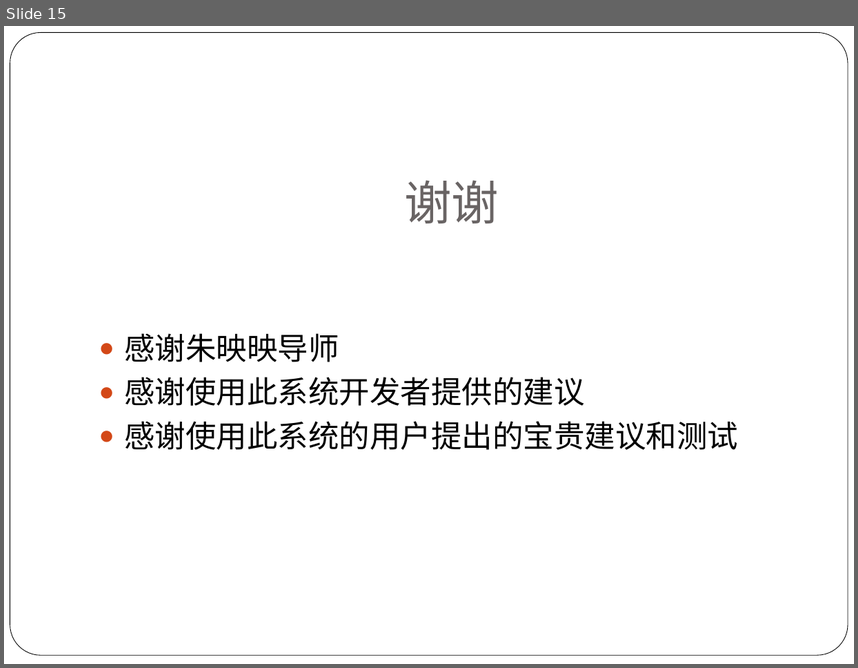
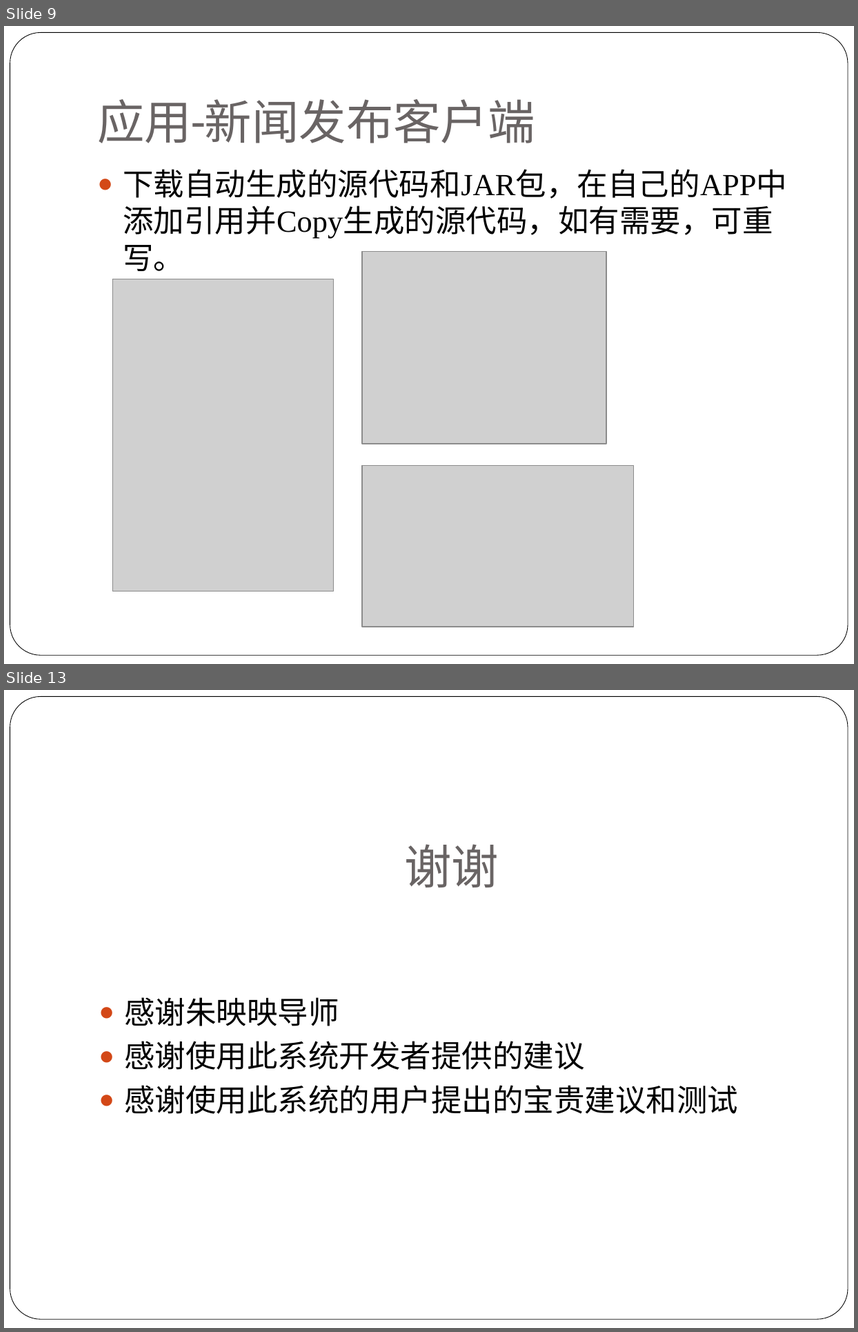
Before and after one commit to alucard263096/MyPaper, a slide deck: 论文PPT.pptx. Shown one above the other, each under a label of ours: slide 15 before the commit, slides 9 and 13 after it; the slides between them are not shown. The pictures are 858x668 and 858x1332 pixels, drawn with LibreOffice and Linux fonts; fonts in the diff are those of the drawing; grey boxes stand for pictures. Boxes give left, top, right and bottom in pixels: in the first picture for what was removed or moved away, otherwise in the second. Text is boxed around its words. In the diff, an @@ line names an element or a change of style, - is before the commit and + after.

```diff
--- a/论文PPT.pptx
+++ b/论文PPT.pptx
@@ slide 9 added at <box>4,26,854,664</box>, background #FFFFFF; not listed: 1 template element that a slide beside it also shows @@
@@ title added at <box>97,99,535,143</box>, 40 pt, text #696464 @@
+应用-新闻发布客户端
@@ text added at <box>123,169,787,271</box>, 26 pt, text #000000 @@
+● 下载自动生成的源代码和JAR包，在自己的APP中添加引用并Copy生成的源代码，如有需要，可重写。
@@ picture added at <box>362,251,606,443</box> @@
@@ picture added at <box>113,279,333,590</box> @@
@@ picture added at <box>362,466,634,626</box> @@
@@ what was slide 15 is now slide 13 @@
```
Also in this commit, not shown: 5 slides changed, 6 other slides added, 9 slides removed.
